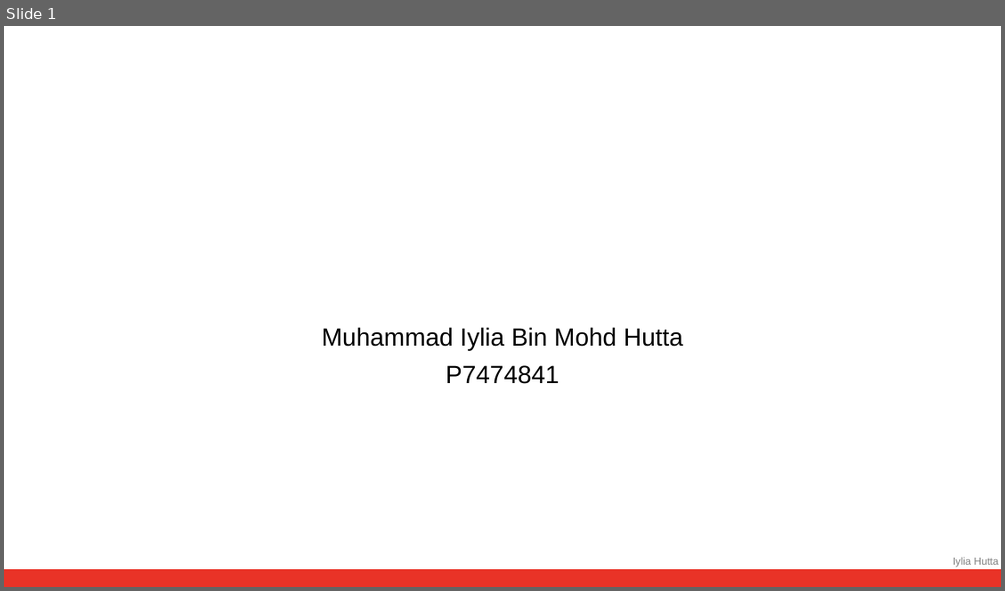
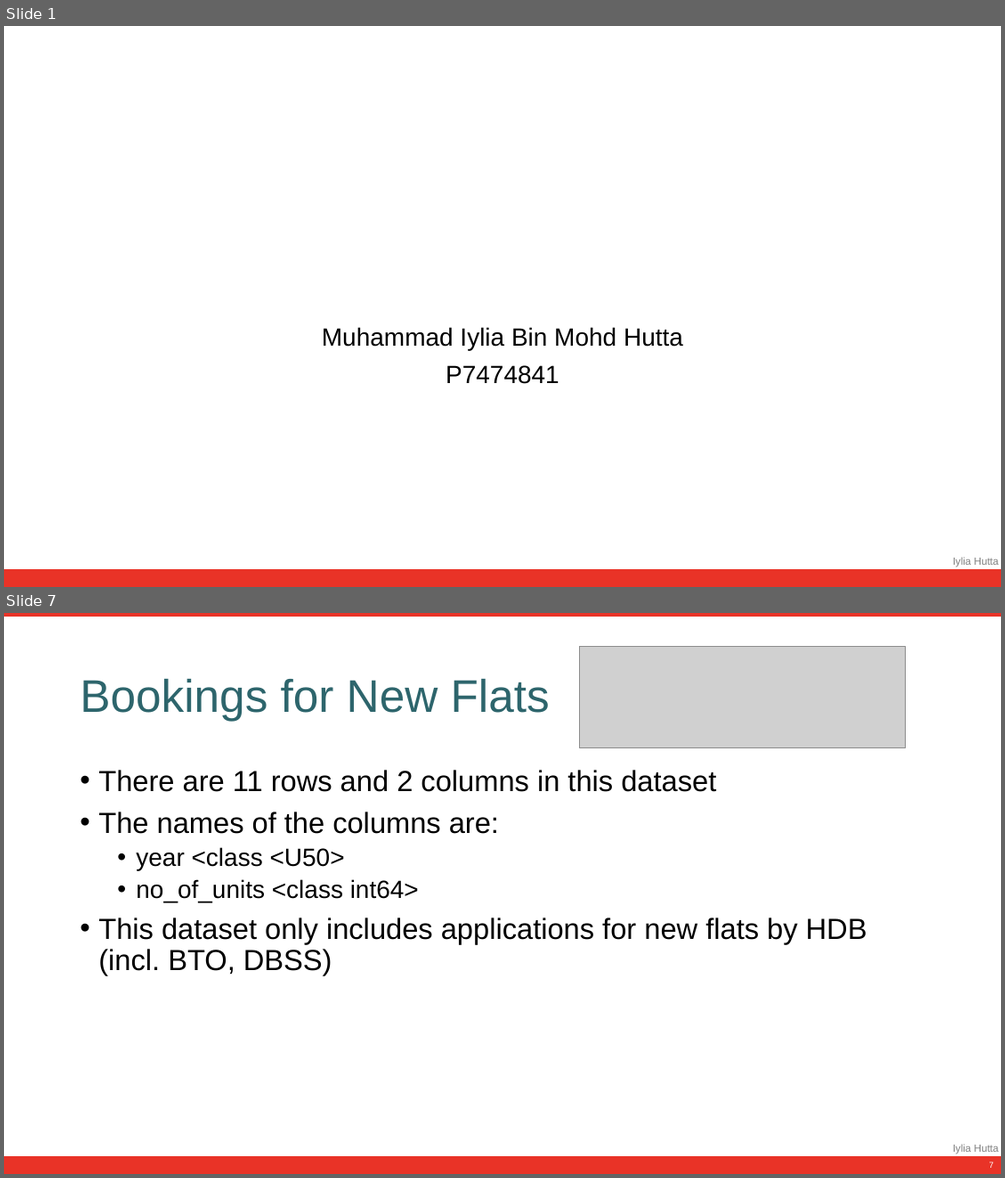
Before and after one commit to iyliahutta/Intro-to-Programming-for-DS, a slide deck: CA1/CA1 Slides.pptx. Shown one above the other, each under a label of ours: slide 1 before the commit, slides 1 and 7 after it; the slides between them are not shown. The pictures are 1005x591 and 1005x1178 pixels, drawn with LibreOffice and Linux fonts; fonts in the diff are those of the drawing; grey boxes stand for pictures. Boxes give left, top, right and bottom in pixels: in the first picture for what was removed or moved away, otherwise in the second. Text is boxed around its words. In the diff, an @@ line names an element or a change of style, - is before the commit and + after.

```diff
--- a/CA1/CA1 Slides.pptx
+++ b/CA1/CA1 Slides.pptx
@@ slide 7 added at [4,613,1001,1174], background #FFFFFF; not listed: 2 template elements that a slide beside it also shows @@
@@ rectangle added at [4,613,1001,617], fill #E93327, outline #E93327 1 pt @@
@@ picture added at [579,646,905,747] @@
@@ title added at [80,679,550,721], 44 pt, text #2D656C @@
+Bookings for New Flats
@@ text added at [98,770,867,975], 28 pt, text #000000 @@
+• There are 11 rows and 2 columns in this dataset
+• The names of the columns are:
+  • year <class <U50>
+  • no_of_units <class int64>
+• This dataset only includes applications for new flats by HDB (incl. BTO, DBSS)
@@ page number added at [989,1161,994,1167], 8 pt, text #FFFFFF @@
+7
```
Also in this commit, not shown: 2 slides changed, 9 other slides added, 1 other file.
